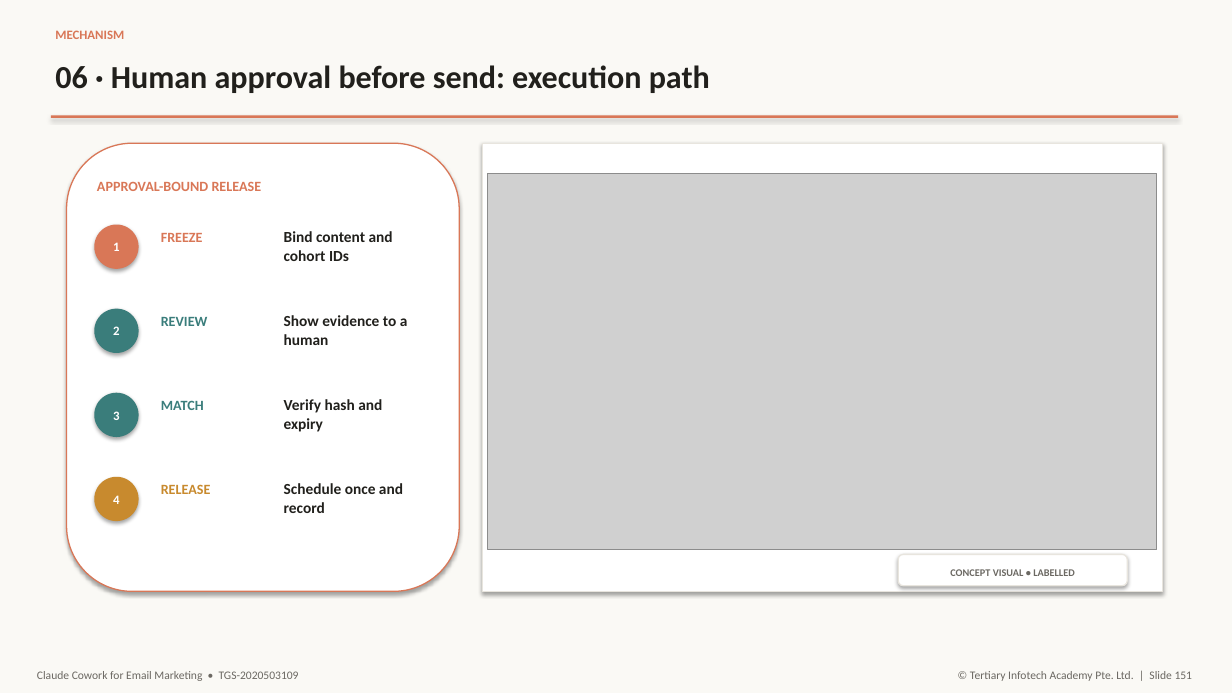
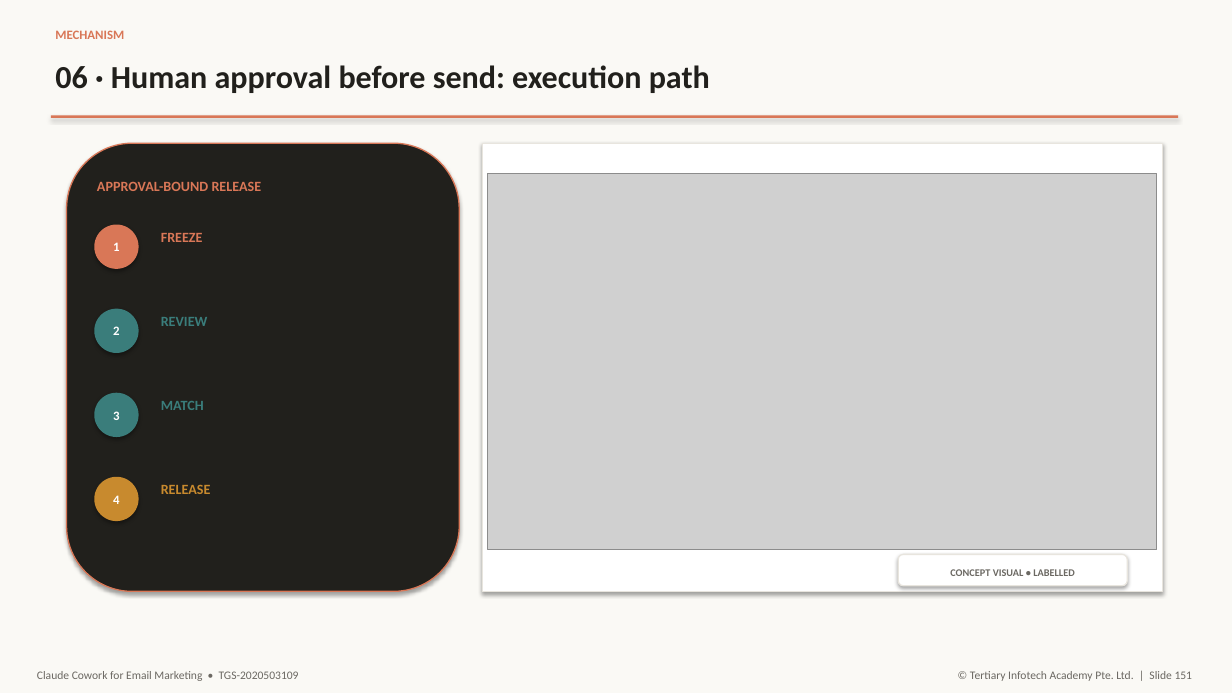
Before and after one commit to tertiarycourses/TGS-2020503109-Claude-Cowork-for-Email-Marketing, a slide deck: slide 151 of courseware/PPT-Claude Cowork for Email Marketing-v15.0.pptx. Drawn at 1232x693 pixels with LibreOffice and Linux fonts; fonts in the diff are those of the drawing; grey boxes stand for pictures. Boxes give left, top, right and bottom in pixels: in the first picture for what was removed or moved away, otherwise in the second. Text is boxed around its words. In the diff, an @@ line names an element or a change of style, - is before the commit and + after.

```diff
--- a/courseware/PPT-Claude Cowork for Email Marketing-v15.0.pptx
+++ b/courseware/PPT-Claude Cowork for Email Marketing-v15.0.pptx
@@ rounded rectangle at (67,143,459,592): fill #FFFFFF to #21201C @@
@@ text removed at (284,231,393,261) @@
-Bind content and cohort IDs
@@ text removed at (284,315,408,345) @@
-Show evidence to a human
@@ text removed at (284,399,382,432) @@
-Verify hash and expiry
@@ text removed at (284,483,403,513) @@
-Schedule once and record
```
Also in this commit, not shown: 8 other slides changed, 1 other file.
